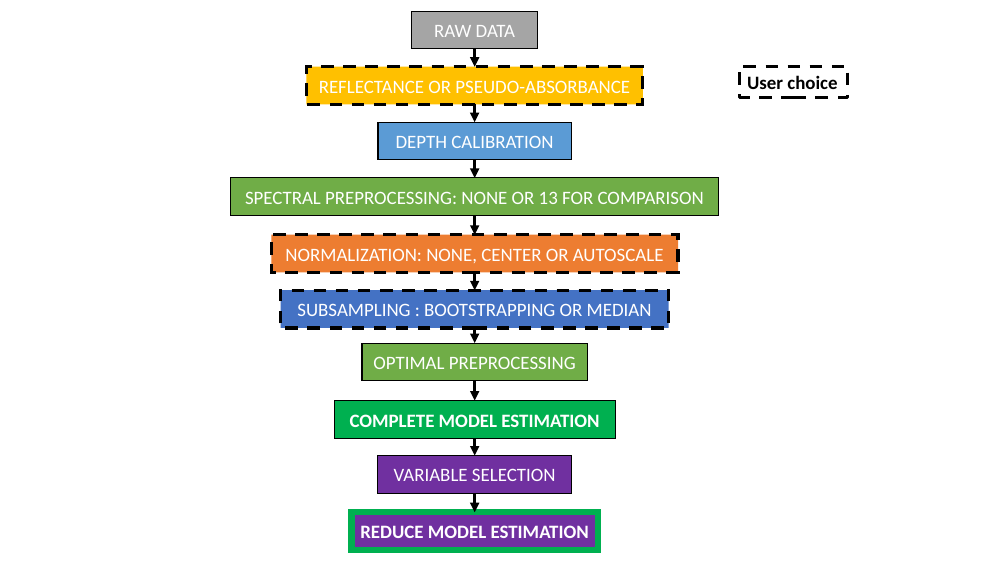
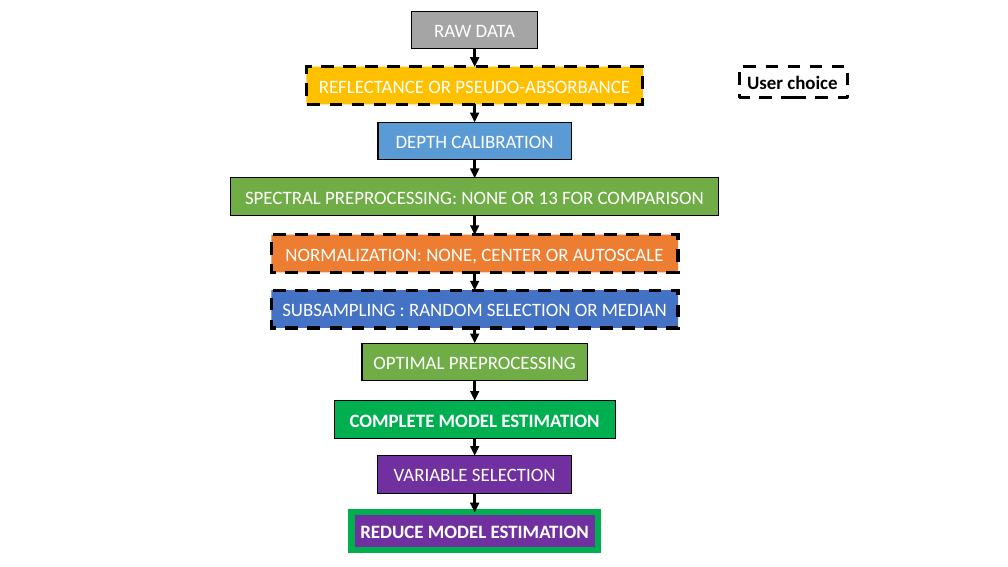
Before and after one commit to JacqKevin/HSI_PLSR, a slide deck: slide 1 of CreateModel.pptx. Drawn at 1008x567 pixels with LibreOffice and Linux fonts; fonts in the diff are those of the drawing. Boxes give left, top, right and bottom in pixels: in the first picture for what was removed or moved away, otherwise in the second. Text is boxed around its words. In the diff, an @@ line names an element or a change of style, - is before the commit and + after.

```diff
--- a/CreateModel.pptx
+++ b/CreateModel.pptx
@@ rectangle "SUBSAMPLING : RANDOM SELECTION OR ..." resized from (x1=281, y1=290, x2=668, y2=328) to (x1=271, y1=290, x2=678, y2=328) @@
@@ text in rectangle at (x1=282, y1=303, x2=667, y2=316): text changed @@
-SUBSAMPLING : BOOTSTRAPPING OR MEDIAN
+SUBSAMPLING : RANDOM SELECTION OR MEDIAN
```
